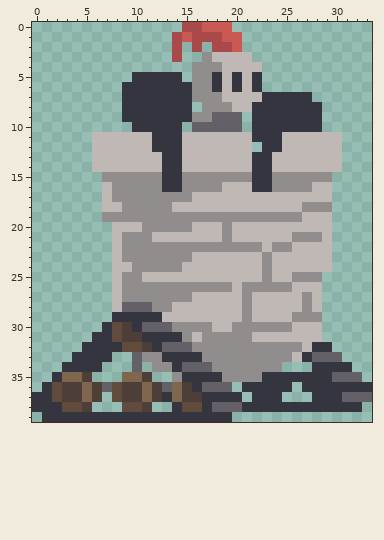
Two states of a pixel-art sprite, client/assets/Knights/Tower_body.png. Above: the version before the commit.
The file is 34x40 pixels.
After the commit:
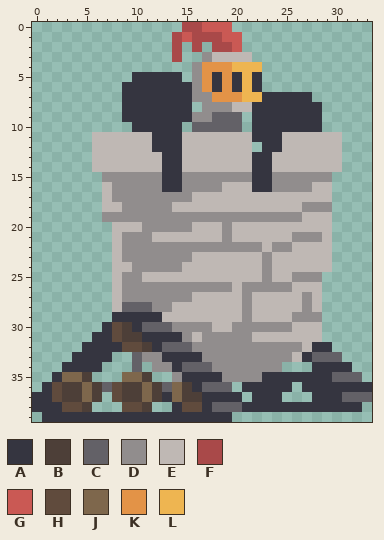
Palette (. is transparent): A #353540  B #4d3f38  C #636167  D #918d8d  E #bfb8b4  F #a94949  G #ca5954  H #604b3d  J #7e674c  K #e39347  L #eeb551
Difference:
@@ x 15..24 @@
  3 ..DEEEE...
- 4 .DDDEEEE..
- 5 .DDAEAEA..
- 6 ADDAEAEA..
- 7 ADDDEEEEAA
+ 4 .DKKKLLL..
+ 5 .DKAKALA..
+ 6 ADKAKALA..
+ 7 ADDKKKLLAA
  8 A.DDDEEAAA
